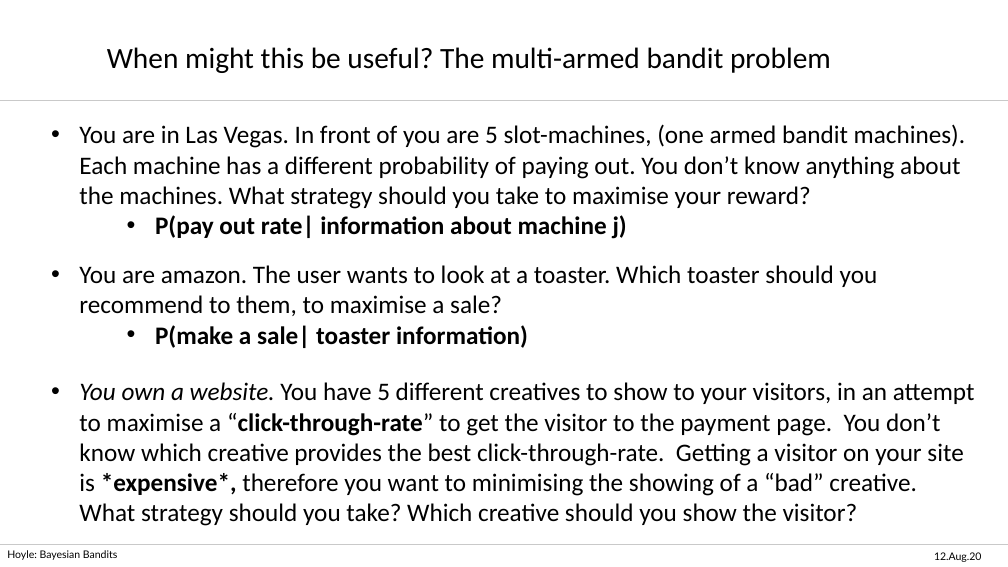
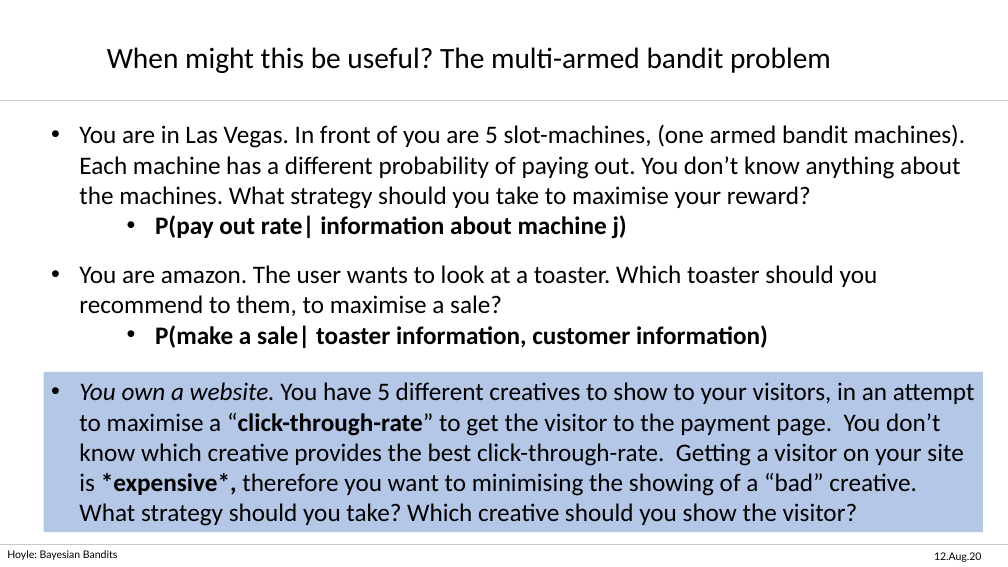
Before and after one commit to hoyleb/bayesian_bandit_demo, a slide deck: slide 15 of talk/Bayesian_Bandit_Ben_Hoyle.pptx (slide 14 before the commit). Drawn at 1008x567 pixels with LibreOffice and Linux fonts; fonts in the diff are those of the drawing; background and template pictures are left out. Boxes give left, top, right and bottom in pixels: in the first picture for what was removed or moved away, otherwise in the second. Text is boxed around its words. In the diff, an @@ line names an element or a change of style, - is before the commit and + after.

```diff
--- a/talk/Bayesian_Bandit_Ben_Hoyle.pptx
+++ b/talk/Bayesian_Bandit_Ben_Hoyle.pptx
@@ text at (155, 325, 768, 348): text changed @@
-    • P(make a sale| toaster information)
+    • P(make a sale| toaster information, customer information)
@@ rectangle "You own a website. You ...": place and size @@
-rectangle "You own a website. You ..." at (79, 382, 975, 526)
+rectangle "You own a website. You ..." at (44, 372, 983, 532)
@@ rectangle "You own a website. You ..." at (44, 372, 983, 532): fill none to #B4C7E7 @@
```
Also in this commit, not shown: 9 other slides changed, 3 slides added, 1 other file.
